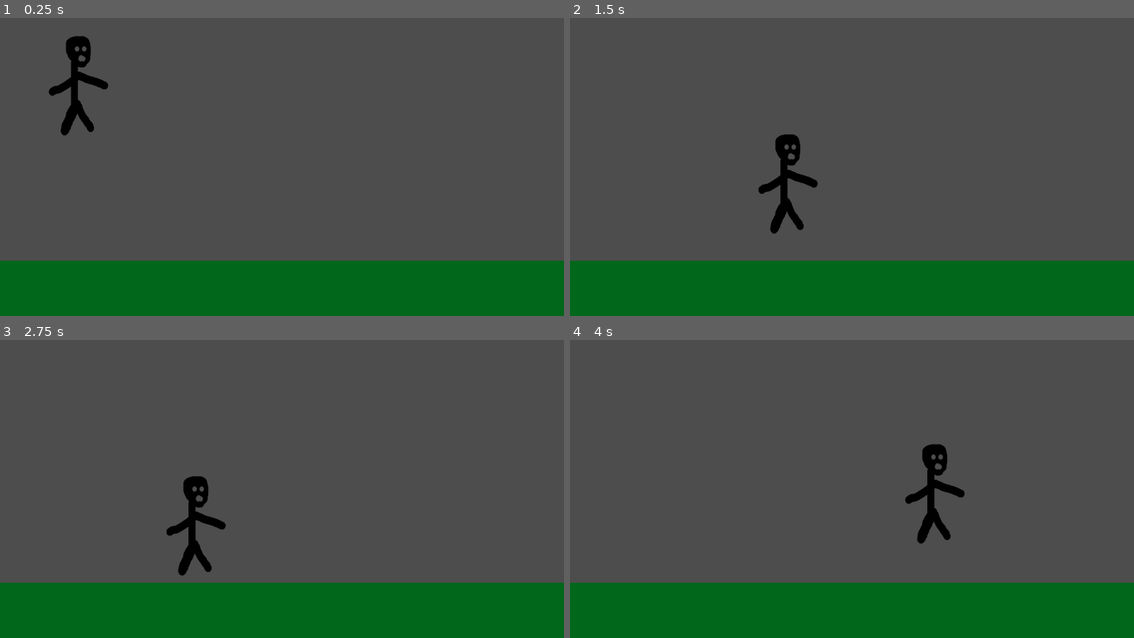
Above: before the commit, frames 1-4 (two rows, left to right).
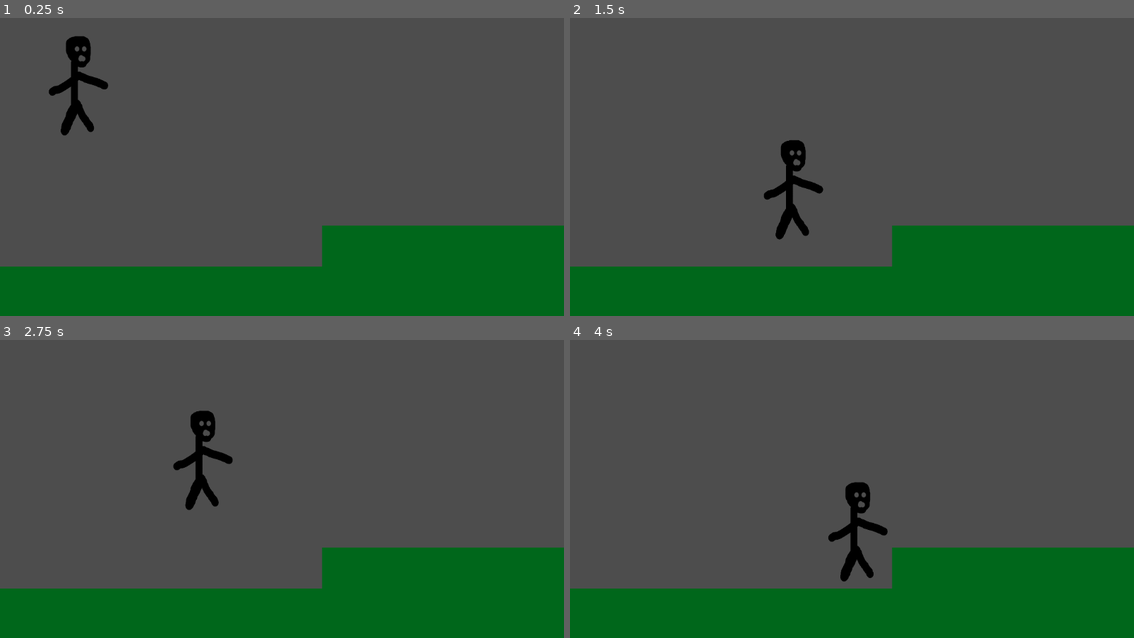
Above: after the commit, the same moments.

Repository: CraftonComputerScienceClub/SamuraiFighter
Game: Godot game, scene res://scenes/cora_character.tscn
Two runs of this game, one before a commit and one after it. Both use one fixed random seed, a clock stepped at 60 frames per second and the inputs below. Before the commit the project starts from res://charactertest.tscn.
Inputs:
- Up to frame 1 (0.25 s): no input
- Up to frame 2 (1.5 s): tap Enter (ui_accept) at 0.5, 0.6, 0.77, 1.07, 1.35 s; hold Right (ui_right) from 0.53 s (still down)
- Up to frame 3 (2.75 s): tap Enter (ui_accept) at 1.52, 1.82, 2.1 s; release Right (ui_right) at 2.03 s; hold Left (ui_left) from 2.03 s (still down)
- Up to frame 4 (4 s): release Left (ui_left) at 2.78 s; hold Right (ui_right) from 2.78 s (still down); tap Enter (ui_accept) at 2.85, 3.02, 3.32, 3.6, 3.77 s

The runs differ from the first frame. In frame 1, 6.2% of the frame differs, in the area x 0-100%, y 69-84%; in frame 2, 7.3%; in frame 3, 7.9%; in frame 4, 8.3%, in the area x 0-100%, y 35-84%.

Commit message:
jump buffering and coyote time

Diff:
--- a/project.godot
+++ b/project.godot
@@ -11,7 +11,7 @@
 [application]
 
 config/name="SamuraiFighter"
-run/main_scene="res://charactertest.tscn"
+run/main_scene="res://scenes/cora_character.tscn"
 config/features=PackedStringArray("4.3", "Forward Plus")
 config/icon="res://icon.svg"
 
--- /dev/null
+++ b/scenes/cora_character.tscn
@@ -0,0 +1,54 @@
+[gd_scene load_steps=5 format=3 uid="uid://5u1hpbrg23fb"]
+
+[ext_resource type="Script" path="res://scripts/cora_character/player.gd" id="1_ce1ng"]
+[ext_resource type="Texture2D" uid="uid://b6egedkcpp7r8" path="res://tempchar.png" id="2_vsbwh"]
+
+[sub_resource type="RectangleShape2D" id="RectangleShape2D_4p8st"]
+size = Vector2(128, 224)
+
+[sub_resource type="RectangleShape2D" id="RectangleShape2D_cxp00"]
+size = Vector2(1336, 118)
+
+[node name="CoraCharacter" type="Node2D"]
+
+[node name="Player" type="CharacterBody2D" parent="."]
+position = Vector2(147, 147)
+script = ExtResource("1_ce1ng")
+
+[node name="Sprite2D" type="Sprite2D" parent="Player"]
+position = Vector2(-7, -33)
+scale = Vector2(0.347656, 0.395833)
+texture = ExtResource("2_vsbwh")
+
+[node name="CollisionShape2D" type="CollisionShape2D" parent="Player"]
+position = Vector2(15, 4)
+shape = SubResource("RectangleShape2D_4p8st")
+
+[node name="Floor" type="StaticBody2D" parent="."]
+position = Vector2(6, 541)
+
+[node name="ColorRect" type="ColorRect" parent="Floor"]
+offset_left = -6.0
+offset_top = 6.0
+offset_right = 1325.0
+offset_bottom = 121.0
+color = Color(6.257e-07, 0.402399, 0.105808, 1)
+
+[node name="CollisionShape2D" type="CollisionShape2D" parent="Floor"]
+position = Vector2(658, 63)
+shape = SubResource("RectangleShape2D_cxp00")
+
+[node name="Floor2" type="StaticBody2D" parent="."]
+position = Vector2(664, 457)
+
+[node name="ColorRect" type="ColorRect" parent="Floor2"]
+offset_left = -6.0
+offset_top = 6.0
+offset_right = 1325.0
+offset_bottom = 121.0
+color = Color(6.257e-07, 0.402399, 0.105808, 1)
+metadata/_edit_use_anchors_ = true
+
+[node name="CollisionShape2D" type="CollisionShape2D" parent="Floor2"]
+position = Vector2(658, 63)
+shape = SubResource("RectangleShape2D_cxp00")
--- /dev/null
+++ b/scripts/cora_character/player.gd
@@ -0,0 +1,80 @@
+class_name Player
+
+extends CharacterBody2D
+#Controls: Arrow keys for diagonal movement, space bar for jumping
+
+var jump_buffer: float = 0.0
+var coyote_time: float = 0.0
+
+const JUMP_VELOCITY = 400.0
+const JUMP_BUFFER_TIME 	= 0.175
+const COYOTE_TIME 		= 0.175
+
+const HORIZONTAL_ACCELERATION =  800.0
+const HORIZONTAL_TURNAROUND   = 2400.0
+const HORIZONTAL_DECELERATION = 1600.0
+const MAX_HORIZONTAL_VELOCITY =  400.0
+
+func _process(delta: float):
+	if jump_buffer > 0.0:
+		jump_buffer -= delta
+		jump_buffer = max(jump_buffer, 0.0)
+	if coyote_time > 0.0 && not is_on_floor():
+		coyote_time -= delta
+		coyote_time = max(coyote_time, 0.0)
+	debug()
+
+func _physics_process(delta: float):
+	if is_on_floor():
+		coyote_time = COYOTE_TIME
+
+	handle_gravity(delta)
+	handle_jump()
+
+	handle_horizontal_movement(delta)
+
+	move_and_slide()
+
+func handle_gravity(delta):
+	if not is_on_floor():
+		velocity += get_gravity() * delta
+	else:
+		velocity.y = 0
+
+func handle_jump():
+	if Input.is_action_just_pressed("ui_accept"):
+		jump_buffer = JUMP_BUFFER_TIME
+
+	if can_jump():
+		# we set the velocity to negative, because up is negative
+		velocity.y = -JUMP_VELOCITY
+		jump_buffer = 0.0
+		coyote_time = 0.0
+
+func handle_horizontal_movement(delta):
+	var direction : float = Input.get_axis("ui_left", "ui_right")
+
+	if direction != 0:
+		var dir_sign = sign(direction)
+
+		if sign(velocity.x) != dir_sign:
+			velocity.x += HORIZONTAL_TURNAROUND * delta * dir_sign
+		elif abs(velocity.x) < MAX_HORIZONTAL_VELOCITY:
+			velocity.x += HORIZONTAL_ACCELERATION * delta * dir_sign
+			velocity.x = min(abs(velocity.x), MAX_HORIZONTAL_VELOCITY) * dir_sign
+		# When any event causes our player to move faster than our max acceleration, we want to smoothly decelerate to this speed
+		elif abs(velocity.x) >= MAX_HORIZONTAL_VELOCITY:
+			velocity.x -= HORIZONTAL_DECELERATION * delta * dir_sign
+			velocity.x = max(abs(velocity.x), MAX_HORIZONTAL_VELOCITY) * dir_sign
+	else:
+		if abs(velocity.x) > 0.0:
+			if HORIZONTAL_DECELERATION * delta >= abs(velocity.x):
+				velocity.x = 0.0
+			else:
+				velocity.x -= HORIZONTAL_DECELERATION * delta * sign(velocity.x)
+
+func can_jump() -> bool:
+	return jump_buffer > 0.0 && coyote_time > 0.0
+
+func debug():
+	pass
Not shown: 1 places in charactertest.tscn that only renumber resources
